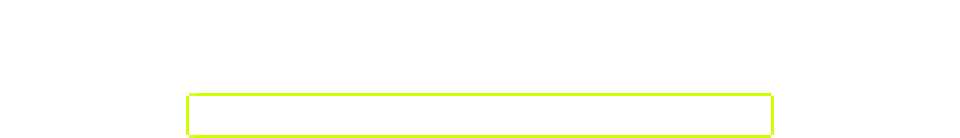
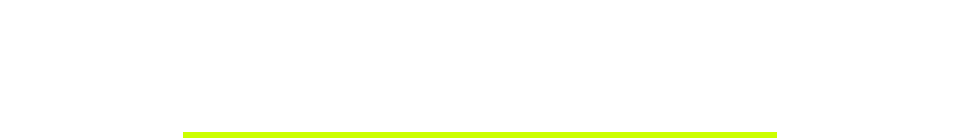
Two versions of the same layered image (960x138). Layer-by-layer changes:
painted on "border", unmasked it over [183, 93, 777, 138]
